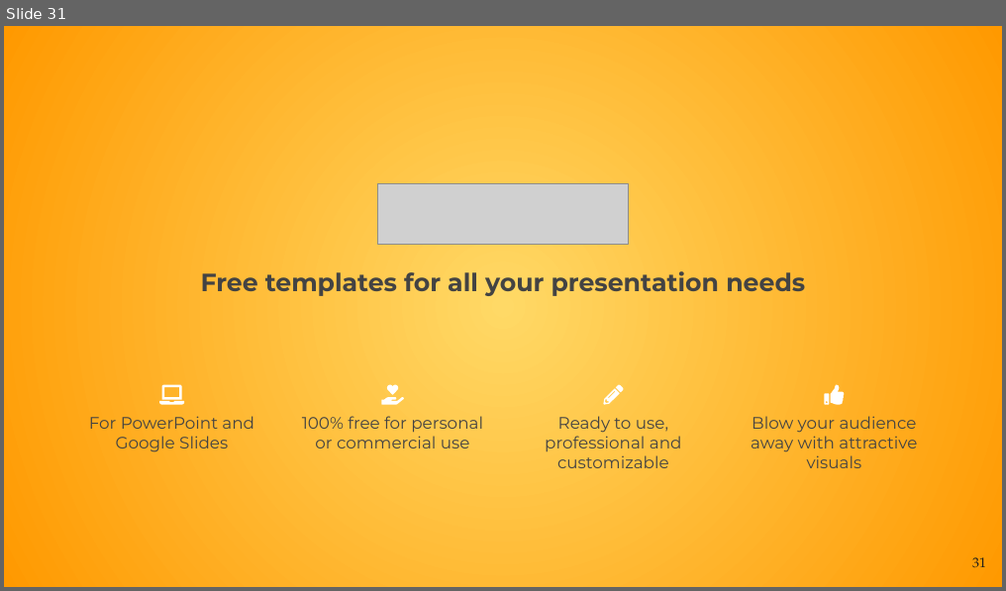
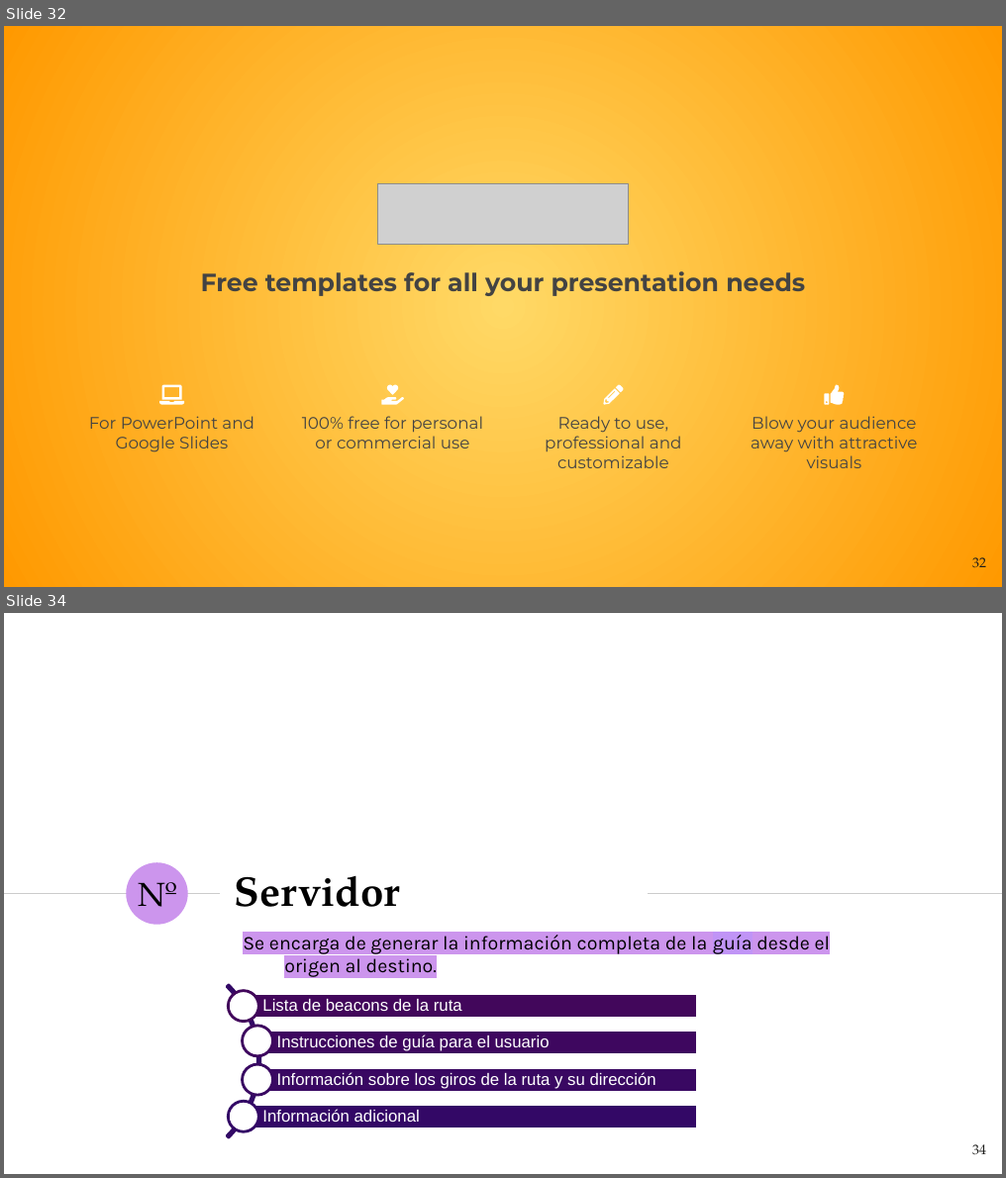
Before and after one commit to NILGroup/TFG-1920-DiscapacidadVisual, a slide deck: Defensa/Viola · SlidesCarnival.pptx. Shown one above the other, each under a label of ours: slide 31 before the commit, slides 32 and 34 after it; the slides between them are not shown. The pictures are 1006x591 and 1006x1178 pixels, drawn with LibreOffice and Linux fonts; fonts in the diff are those of the drawing; grey boxes stand for pictures. Boxes give left, top, right and bottom in pixels: in the first picture for what was removed or moved away, otherwise in the second. Text is boxed around its words. In the diff, an @@ line names an element or a change of style, - is before the commit and + after.

```diff
--- a/Defensa/Viola · SlidesCarnival.pptx
+++ b/Defensa/Viola · SlidesCarnival.pptx
@@ slide 34 added at [4,613,1002,1174], background #FFFFFF @@
@@ ellipse added at [126,862,187,924], fill #CC95ED @@
@@ title added at [235,876,400,907], 30 pt, text #000000, bold @@
+Servidor
@@ line added from (4, 893) to (220, 893), #CCCCCC 0.75 pt @@
@@ text added at [138,882,176,920], 24 pt, text #000000 @@
+Nº
@@ line added from (648, 893) to (1002, 893), #CCCCCC 0.75 pt @@
@@ subtitle added at [243,932,831,977], 14 pt, text #000000 @@
+Se encarga de generar la información completa de la guía desde el origen al destino.
@@ group added at [45,954,698,1168]: 4 rectangles, 4 texts, 4 ellipses, 1 arch (boxed as its full ring) @@
+Lista de beacons de la ruta
+Instrucciones de guía para el usuario
+Información sobre los giros de la ruta y su dirección
+Información adicional
@@ page number added at [972,1145,986,1156], 10 pt, text #1D1D1B @@
+34
@@ what was slide 31 is now slide 32 @@
@@ page number at [972,558,986,569]: text changed @@
-31
+32
```
Also in this commit, not shown: 28 slides changed, 12 other slides added, 2 slides removed, 2 other files.
